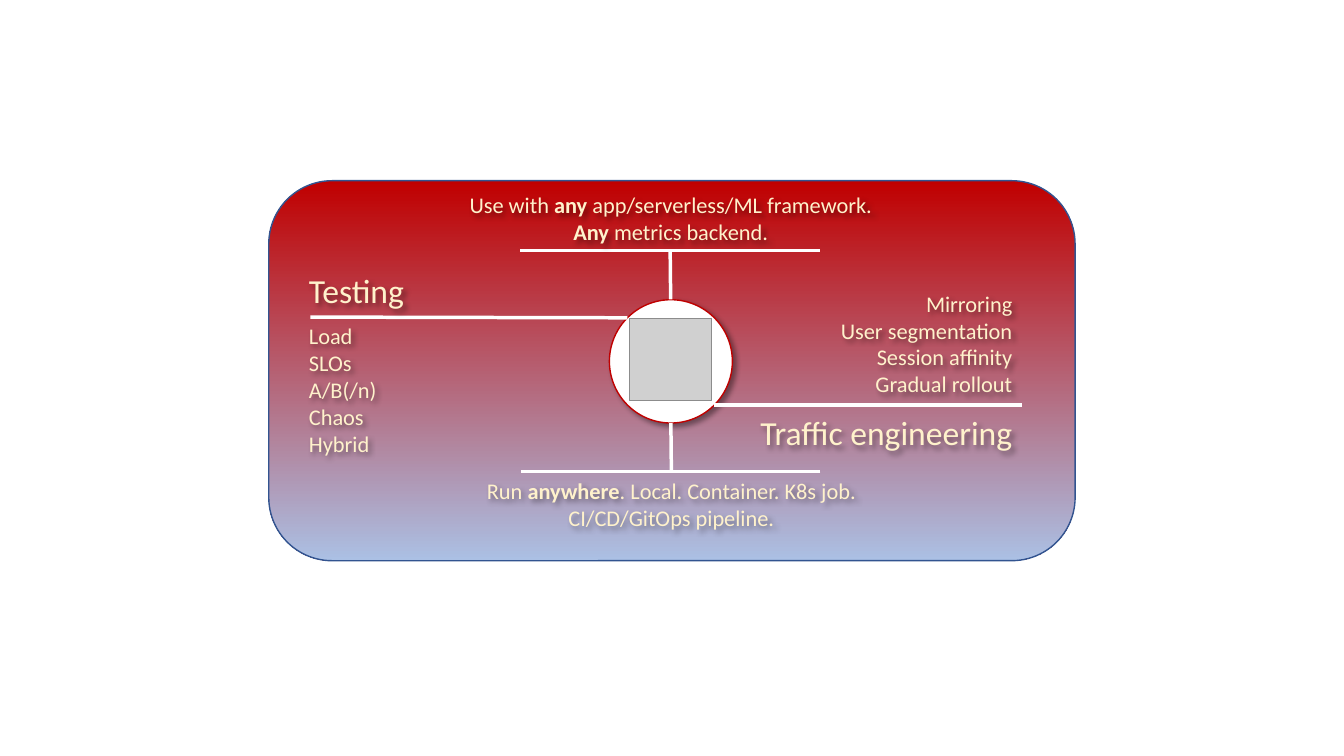
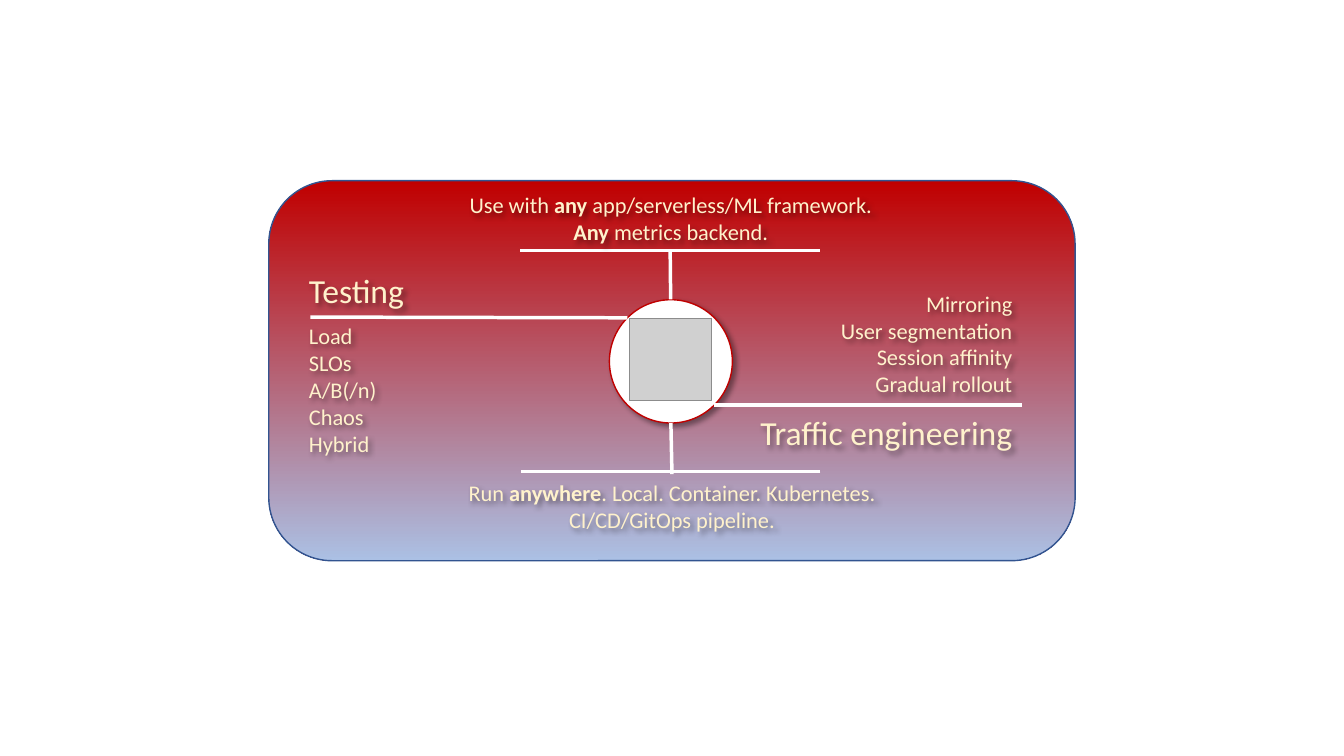
Before and after one commit to iter8-tools/iter8, a slide deck: slide 6 of mkdocs/docs/images/src/illustration.pptx. Drawn at 1344x756 pixels with LibreOffice and Linux fonts; fonts in the diff are those of the drawing; grey boxes stand for pictures. Boxes give left, top, right and bottom in pixels: in the first picture for what was removed or moved away, otherwise in the second. Text is boxed around its words. In the diff, an @@ line names an element or a change of style, - is before the commit and + after.

```diff
--- a/mkdocs/docs/images/src/illustration.pptx
+++ b/mkdocs/docs/images/src/illustration.pptx
@@ text at [469, 485, 875, 532]: text changed @@
-Run anywhere. Local. Container. K8s job. CI/CD/GitOps pipeline.
+Run anywhere. Local. Container. Kubernetes. CI/CD/GitOps pipeline.
```
Also in this commit, not shown: 1 other slide changed, 2 other files.
